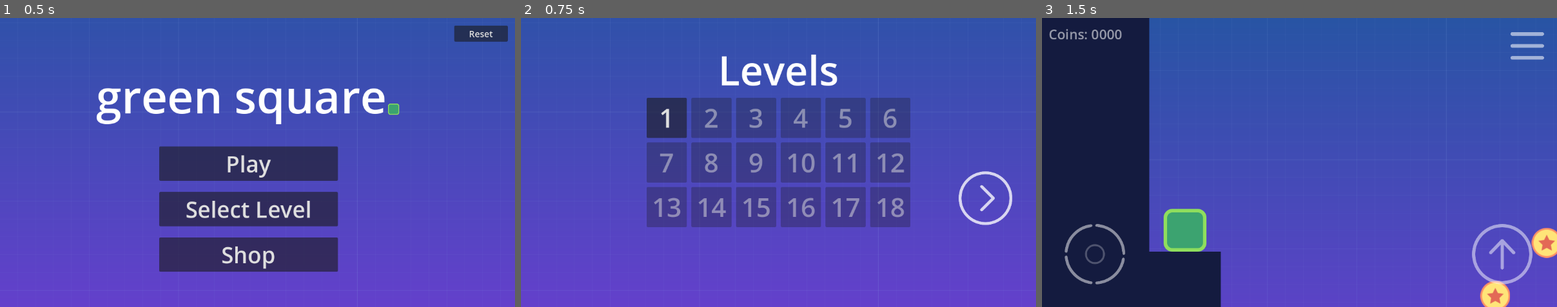
Above: before the commit, frames 1-3 (left to right).
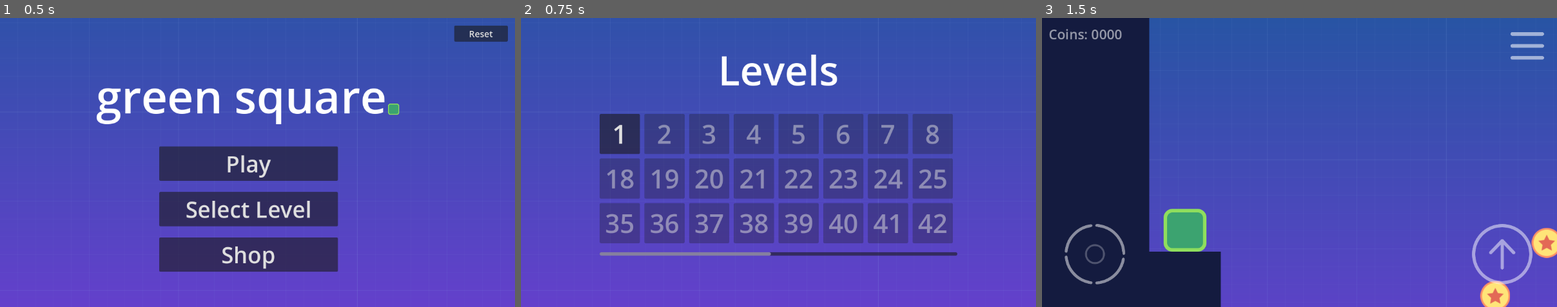
Above: after the commit, the same moments.

Repository: Aoshua/Geometric-2D-Platformer
Game: Godot game, scene res://src/ui/menus/main_menu.tscn
Same seed, same stepped clock (60 frames per second), same inputs: the game is played once before the commit and once after it. Sound files missing from this copy of the repository are replaced by a short silence.
Inputs:
- Up to frame 1 (0.5 s): no input
- Up to frame 2 (0.75 s): click "Select Level" at 0.5 s
- Up to frame 3 (1.5 s): click "1" at 1.25 s

Frame 1 is identical in both runs. In frame 2, 21% of the frame differs, in the area x 15-96%, y 27-83%; in frame 3, nothing differs.

Commit message:
#19 tweaked level selection

Diff:
--- a/src/ui/menus/level_select.gd
+++ b/src/ui/menus/level_select.gd
@@ -1,55 +1,74 @@
 extends CanvasLayer
 
 var levels_path = "res://src/levels"
-var total_levels = 19 # Actual value is 7
+var total_levels = 50 # Actual value is 7
 var rows = 3
-var columns = 6
-var levels_per_page = rows * columns
-var current_page = 0
-var total_pages = int(ceil(float(total_levels) / levels_per_page))
 
 @onready var level_button_scene = preload("res://src/ui/level_button.tscn")
+@onready var scroll_container: ScrollContainer
+@onready var grid_container: GridContainer
 
 func _ready():
-	current_page = int(Global.unlocked_levels / levels_per_page) # Determine initial page
-	update_grid()
+	setup_scroll_container()
+	populate_grid()
+	# Scroll to show the current unlocked level after a frame
+	call_deferred("scroll_to_current_level")
 
+func setup_scroll_container():
+	scroll_container = %ScrollContainer
+	grid_container = %GridContainer
+	grid_container.offset_bottom = 50.0
 
-func _on_left_button_pressed():
-	if current_page > 0:
-		current_page -= 1
-		update_grid()
+	# Configure ScrollContainer
+	scroll_container.horizontal_scroll_mode = ScrollContainer.SCROLL_MODE_AUTO
+	scroll_container.vertical_scroll_mode = ScrollContainer.SCROLL_MODE_DISABLED
+	scroll_container.follow_focus = true
 
+	# Configure GridContainer for horizontal layout
+	var columns_needed = int(ceil(float(total_levels) / rows))
+	grid_container.columns = columns_needed
 
-func _on_right_button_pressed():
-	if current_page < total_pages - 1:
-		current_page += 1
-		update_grid()
+func populate_grid():
+	# Clear existing buttons
+	for child in grid_container.get_children():
+		grid_container.remove_child(child)
+		child.queue_free()
 
+	# Create buttons in column-major order (down first, then right)
+	for col in range(int(ceil(float(total_levels) / rows))):
+		for row in range(rows):
+			var level_index = col * rows + row
 
-func update_grid():
-	# Empty grid of old buttons
-	for child in %GridContainer.get_children():
-		%GridContainer.remove_child(child)
-		child.queue_free()  # Free the memory
+			if level_index >= total_levels:
+				# Add empty control to maintain grid structure
+				var empty_control = Control.new()
+				empty_control.custom_minimum_size = Vector2(80, 80)  # Match button size
+				grid_container.add_child(empty_control)
+				continue
 
-	var start_index = current_page * levels_per_page
-	var end_index = min(start_index + levels_per_page, total_levels)
+			var level_button = level_button_scene.instantiate()
 
-	for i in range(start_index, end_index):
-		var level_button = level_button_scene.instantiate()
+			# Determine if this level is unlocked
+			if level_index < Global.unlocked_levels:
+				level_button.set_level(level_index + 1, true)  # Unlocked
+			else:
+				level_button.set_level(level_index + 1, false)  # Locked
 
-		# Determine if this level is unlocked
-		if i < Global.unlocked_levels:
-			level_button.set_level(i + 1, true)  # Unlocked
-		else:
-			level_button.set_level(i + 1, false)  # Locked
+			grid_container.add_child(level_button)
 
-		%GridContainer.add_child(level_button)
+func scroll_to_current_level():
+	if Global.unlocked_levels > 0:
+		var current_level = Global.unlocked_levels - 1
+		var column = int(current_level / rows)
 
-	update_button_states()
+		# Calculate the approximate scroll position
+		# This assumes uniform button widths - adjust as needed
+		var button_width = 80  # Adjust to match your button size
+		var spacing = grid_container.get_theme_constant("h_separation")
+		var target_scroll = column * (button_width + spacing)
 
+		# Ensure we don't scroll past the end
+		var max_scroll = scroll_container.get_h_scroll_bar().max_value
+		target_scroll = min(target_scroll, max_scroll)
 
-func update_button_states():
-	%LeftButton.visible = (current_page != 0)
-	%RightButton.visible = (current_page != total_pages - 1)
+		scroll_container.scroll_horizontal = target_scroll
--- a/src/ui/menus/level_select.tscn
+++ b/src/ui/menus/level_select.tscn
@@ -1,9 +1,7 @@
-[gd_scene load_steps=6 format=3 uid="uid://bxiblux2c5vm2"]
+[gd_scene load_steps=4 format=3 uid="uid://bxiblux2c5vm2"]
 
 [ext_resource type="Script" path="res://src/ui/menus/level_select.gd" id="1_5bxd8"]
 [ext_resource type="Texture2D" uid="uid://b7n1ifr3tdfcc" path="res://assets/background.png" id="2_e72n5"]
-[ext_resource type="Texture2D" uid="uid://um3nrnvfvsp7" path="res://assets/buttons/chevron_button.png" id="3_n0d1y"]
-[ext_resource type="Texture2D" uid="uid://c6tqh3d7hgrp0" path="res://assets/buttons/chevron_left_button.png" id="3_wax42"]
 
 [sub_resource type="Theme" id="Theme_hek2r"]
 default_font_size = 102
@@ -57,59 +55,32 @@
 anchor_top = 0.5
 anchor_right = 0.5
 anchor_bottom = 0.5
-offset_left = -20.0
-offset_top = -20.0
-offset_right = 20.0
-offset_bottom = 20.0
+offset_left = -400.0
+offset_top = -100.0
+offset_right = 400.0
+offset_bottom = 200.0
 grow_horizontal = 2
 grow_vertical = 2
 
-[node name="HBoxContainer" type="HBoxContainer" parent="Control"]
+[node name="ScrollContainer" type="ScrollContainer" parent="Control"]
+unique_name_in_owner = true
 layout_mode = 1
-anchors_preset = 8
-anchor_left = 0.5
-anchor_top = 0.5
-anchor_right = 0.5
-anchor_bottom = 0.5
-offset_left = -20.0
-offset_top = -20.0
-offset_right = 20.0
-offset_bottom = 20.0
+anchors_preset = 15
+anchor_right = 1.0
+anchor_bottom = 1.0
 grow_horizontal = 2
 grow_vertical = 2
-alignment = 1
+vertical_scroll_mode = 0
 
-[node name="Control" type="Control" parent="Control/HBoxContainer"]
+[node name="MarginContainer" type="MarginContainer" parent="Control/ScrollContainer"]
 layout_mode = 2
-size_flags_horizontal = 4
-size_flags_vertical = 4
+theme_override_constants/margin_bottom = 20
 
-[node name="LeftButton" type="TouchScreenButton" parent="Control/HBoxContainer/Control"]
-unique_name_in_owner = true
-modulate = Color(1, 1, 1, 0.764706)
-position = Vector2(-202, 20)
-scale = Vector2(0.4, 0.4)
-texture_normal = ExtResource("3_wax42")
-
-[node name="GridContainer" type="GridContainer" parent="Control/HBoxContainer"]
+[node name="GridContainer" type="GridContainer" parent="Control/ScrollContainer/MarginContainer"]
 unique_name_in_owner = true
 layout_mode = 2
-size_flags_horizontal = 3
+size_flags_horizontal = 0
+size_flags_vertical = 4
 theme_override_constants/h_separation = 10
 theme_override_constants/v_separation = 10
-columns = 6
-
-[node name="Control2" type="Control" parent="Control/HBoxContainer"]
-layout_mode = 2
-size_flags_horizontal = 4
-size_flags_vertical = 4
-
-[node name="RightButton" type="TouchScreenButton" parent="Control/HBoxContainer/Control2"]
-unique_name_in_owner = true
-modulate = Color(1, 1, 1, 0.776471)
-position = Vector2(104, 20)
-scale = Vector2(0.4, 0.4)
-texture_normal = ExtResource("3_n0d1y")
-
-[connection signal="pressed" from="Control/HBoxContainer/Control/LeftButton" to="." method="_on_left_button_pressed"]
-[connection signal="pressed" from="Control/HBoxContainer/Control2/RightButton" to="." method="_on_right_button_pressed"]
+columns = 7
